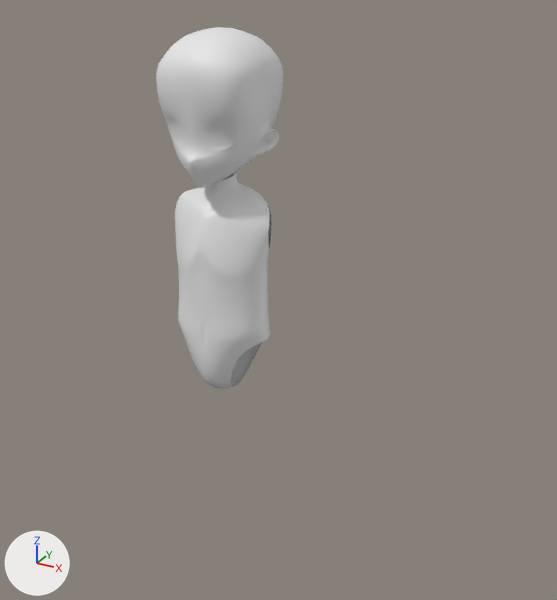
The Blender file 문서/2021182007_김지호/레퍼런스/태스트.blend, before and after one commit.
Camera for both pictures: a camera (50 mm lens) standing at (2.25, -3.48, 2.09) and looking at (0.22, 0.22, 0.24). Arrows for +X, +Y and +Z are at lower left; the lights stay in place.

The scene before the commit, as lines of its bpy script (objects in view):
```python
me_cube_001 = bpy.data.meshes.new('Cube.001')
me_cube_001.from_pydata(...)  # 204 vertices, 189 faces; spans x 0.0..0.537, y -0.551..0.6, z -0.613..0.748
me_cube_001.polygons.foreach_set('use_smooth', [True] * 189)
me_cylinder = bpy.data.meshes.new('Cylinder')
me_cylinder.from_pydata(...)  # 179 vertices, 151 faces; spans x 0.0..1.01, y -0.87..0.73, z -1.1..1.27
me_cylinder.polygons.foreach_set('use_smooth', [True] * 151)
ob_cube = bpy.data.objects.new('Cube', me_cube_001)
ob_cube.location = (0.0, 0.0, 1.358)
ob_cube.scale = (0.591, 0.591, 0.591)
_m = ob_cube.modifiers.new('Mirror', 'MIRROR')
_m.use_clip = True
_m = ob_cube.modifiers.new('Subdivision', 'SUBSURF')
_m.levels = 0
_m.render_levels = 1
ob_cylinder = bpy.data.objects.new('Cylinder', me_cylinder)
ob_cylinder.location = (0.0, 0.0, 0.342)
ob_cylinder.scale = (0.306, 0.306, 0.56)
_m = ob_cylinder.modifiers.new('Mirror', 'MIRROR')
_m.use_clip = True
_m = ob_cylinder.modifiers.new('Subdivision', 'SUBSURF')
_m.levels = 0
```
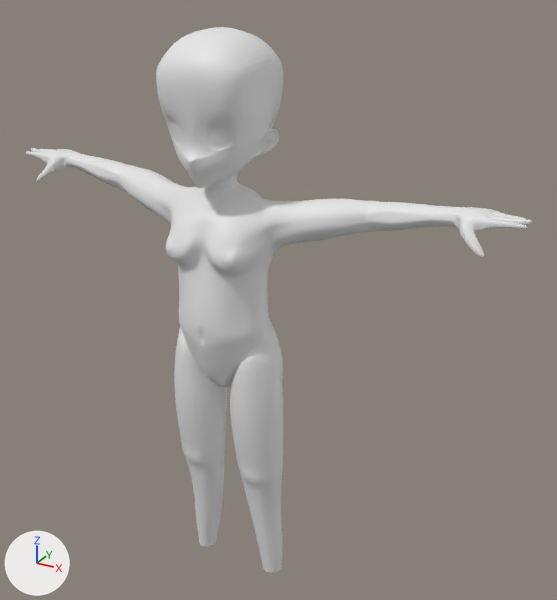
Changed parts and their boxes (x1, y1, x2, y2) in the pictures (557 x 600 px):
'Cube', reshaped (297% wider, 238% taller): before (156, 27, 283, 188); after (25, 27, 532, 573)
'Cylinder', deleted: before (175, 172, 272, 389)
part 1 of me_cube_001, built on: after (25, 148, 532, 573)

What the commit changed:
me_cube_001 is used by ob_cube; location (0.0, 0.0, 1.358); scale (0.591, 0.591, 0.591).
me_cube_001 had 204 vertices, 189 faces and spanned x 0.0..0.537, y -0.551..0.6, z -0.613..0.748.
me_cube_001 now has 849 vertices, 826 faces and spans x 0.0..2.736, y -0.551..0.6, z -5.077..0.748.
me_cube_001 part 1: 5 vertices moved from x 0.32..0.469, y 0.051..0.249, z -0.327..0.083 to x 0.32..0.469, y 0.022..0.229, z -0.341..0.083; 645 vertices added at x 0.0..2.736, y -0.492..0.495, z -5.077..-0.569.
Object 'Cylinder' (ob_cylinder) is deleted.
